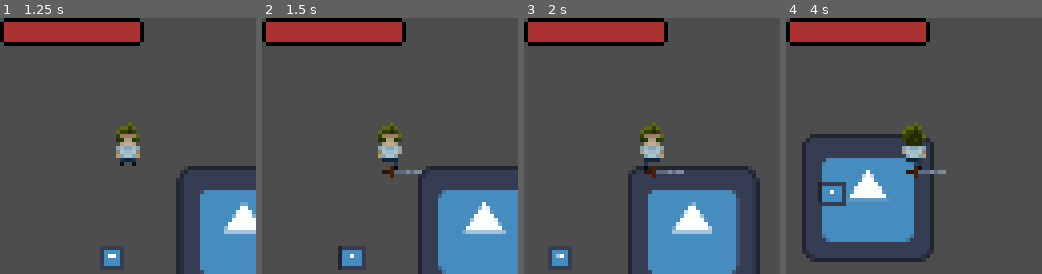
Above: before the commit, frames 1-4 (left to right).
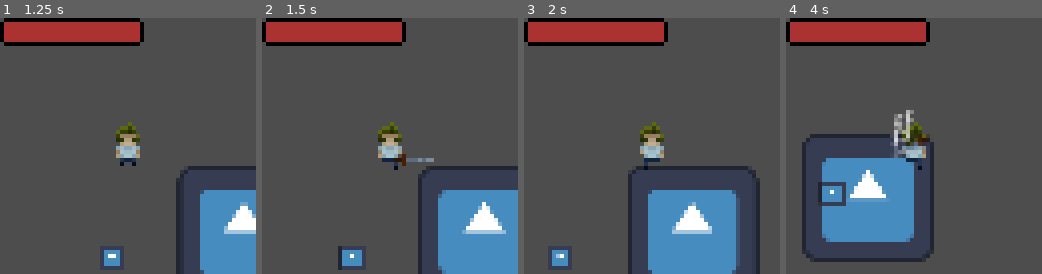
Above: after the commit, the same moments.

Repository: GaetanoRe/GroceryQuest
Game: Godot game, scene res://scenes/UI/main_menu.tscn
Two runs of this game, one before a commit and one after it. Both use one fixed random seed, a clock stepped at 60 frames per second and the inputs below. The engine's default icon, where the game draws it, is replaced by a stand-in: a white triangle on a blue panel in a dark square.
Inputs (mouse positions are in pixels of both pictures, inside the frame that each line leads up to):
- Up to frame 1 (1.25 s): click "play" at 0.5 s
- Up to frame 2 (1.5 s): tap Enter at 1.25 s; move the mouse to (446, 133) at 1.27 s; press the mouse at (446, 133) at 1.28 s; hold D (walk_right) from 1.28 s (still down)
- Up to frame 3 (2 s): keep holding D (walk_right)
- Up to frame 4 (4 s): move the mouse to (862, 158) at 2.02 s; release D (walk_right) at 2.03 s; release the mouse at (862, 158) at 2.03 s; hold S (walk_down) 2.03-2.78 s; click (862, 158) at 2.1 s; move the mouse to (939, 89) at 2.77 s; press the mouse at (939, 89) at 2.78 s; hold D (walk_right) 2.78-3.53 s; move the mouse to (901, 197) at 3.52 s; release the mouse at (901, 197) at 3.53 s; hold W (walk_up) from 3.53 s (still down); click (901, 197) at 3.6 s

Frame 1 is identical in both runs. In frame 2, 0.6% of the frame differs, in the area x 46-68%, y 53-63%; in frame 3, 0.3%; in frame 4, 1.4%, in the area x 40-63%, y 35-63%.
Error before the commit: Invalid access to property or key 'sprite' on a base object of type 'Nil'. (res://scripts/player/weapon.gd:11)

Commit message:
Fixed weapon animations will implement hitbox later and fix up my own spaghetti in the process

Diff:
--- a/scenes/player/player.tscn
+++ b/scenes/player/player.tscn
@@ -168,7 +168,6 @@
 position = Vector2(0, 3)
 script = ExtResource("3_rcbbf")
 weapon_data = ExtResource("4_noq1a")
-animations = [null, null]
 
 [node name="AnimationPlayer" type="AnimationPlayer" parent="."]
 libraries = {
--- a/scripts/player/player.gd
+++ b/scripts/player/player.gd
@@ -5,6 +5,7 @@
 const SPEED : float = 27.0
 
 #Combat variables
+@onready var weapon = $Weapon
 var enemy_in_range = false
 var enemy_attack_cooldown = true
 var health = 100
@@ -64,9 +65,12 @@
 func player_animation(movement):
 	var dir = current_dir
 	var anim = $character_sprite
+	var weapon_pos :  Vector2
 
 	#Animation for left and right
 	if dir == "right":
+		weapon_pos = Vector2(3, 0)
+		weapon.global_rotation = 0
 		anim.flip_h = false
 		if movement == 1:
 			anim.play("side_walk")
@@ -74,6 +78,8 @@
 			anim.play("side_idle")
 
 	if dir == "left":
+		weapon_pos = Vector2(-3,0)
+		weapon.global_rotation = 180
 		anim.flip_h = true
 		if movement == 1:
 			anim.play("side_walk")
@@ -81,17 +87,21 @@
 			anim.play("side_idle")
 
 	if dir == "up":
+		weapon_pos = Vector2(0, -3)
+		weapon.global_rotation = -90
 		if movement == 1:
 			anim.play("walk_up")
 		elif movement == 0:
 			anim.play("up_idle")
 
 	if dir == "down":
+		weapon_pos = Vector2(0, 3)
+		weapon.global_rotation = 90
 		if movement == 1:
 			anim.play("walk_down")
 		elif movement == 0:
 			anim.play("down_idle")
-
+	weapon.global_position = Vector2(anim.global_position.x + weapon_pos.x, anim.global_position.y + weapon_pos.y)
 
 
 func player():
--- a/scripts/player/weapon.gd
+++ b/scripts/player/weapon.gd
@@ -8,17 +8,18 @@
 var weapon_type : int
 var animation_time : float
 @export var sprite : AnimatedSprite2D
-var sprite_animations : SpriteFrames = weapon_data.sprite
-@export var animations : Array = sprite_animations.animations
+var sprite_animations : SpriteFrames
 var hitbox : Area2D
 var hitbox_col : CollisionShape2D
+var attack_timer : Timer
+
 
 func _ready():
 	if(weapon_data):
+		attack_timer = get_parent().get_node("deal_attack_timer")
 		weapon_type = weapon_data.type
 		animation_time = weapon_data.animation_time
 		sprite_animations = weapon_data.sprite
-		animations = sprite_animations.animations
 		sprite = AnimatedSprite2D.new()
 		sprite.sprite_frames = sprite_animations
 		hitbox = Area2D.new()
@@ -28,11 +29,17 @@
 		hitbox.add_to_group("weapons")
 		add_child(sprite)
 		add_child(hitbox)
+		hitbox.add_to_group("player_weapons")
 		sprite.hide()
 
 func _process(delta):
 	if(Input.is_action_just_pressed("attack")):
 		sprite.show()
+		if(weapon_data.type == 0):
+			sprite.play("swing_left")
+		attack_timer.start()
+		await attack_timer.timeout
+		sprite.hide()
 
 # This will be used later for other weapons
 func update_weapon():
--- a/scripts/player/weapon_data.gd
+++ b/scripts/player/weapon_data.gd
@@ -8,7 +8,3 @@
 @export var sprite : SpriteFrames
 @export var hitbox_dimensions : RectangleShape2D
 @export var animation_time : float
-@export var animation : Array
-
-func _ready():
-	animation = sprite.animations
